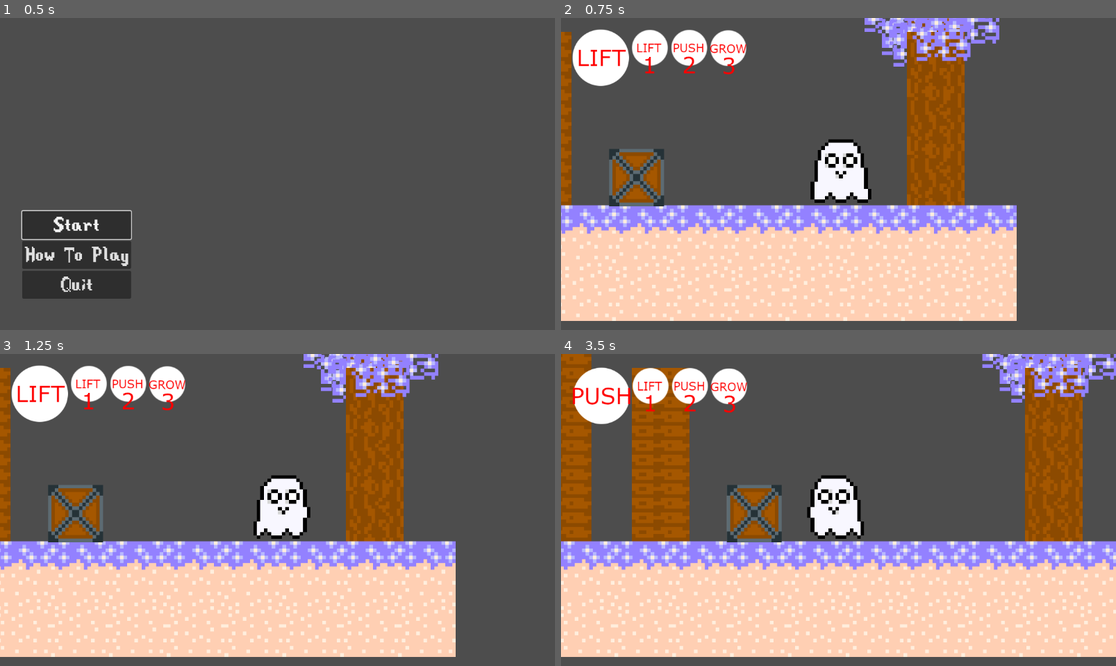
Above: before the commit, frames 1-4 (two rows, left to right).
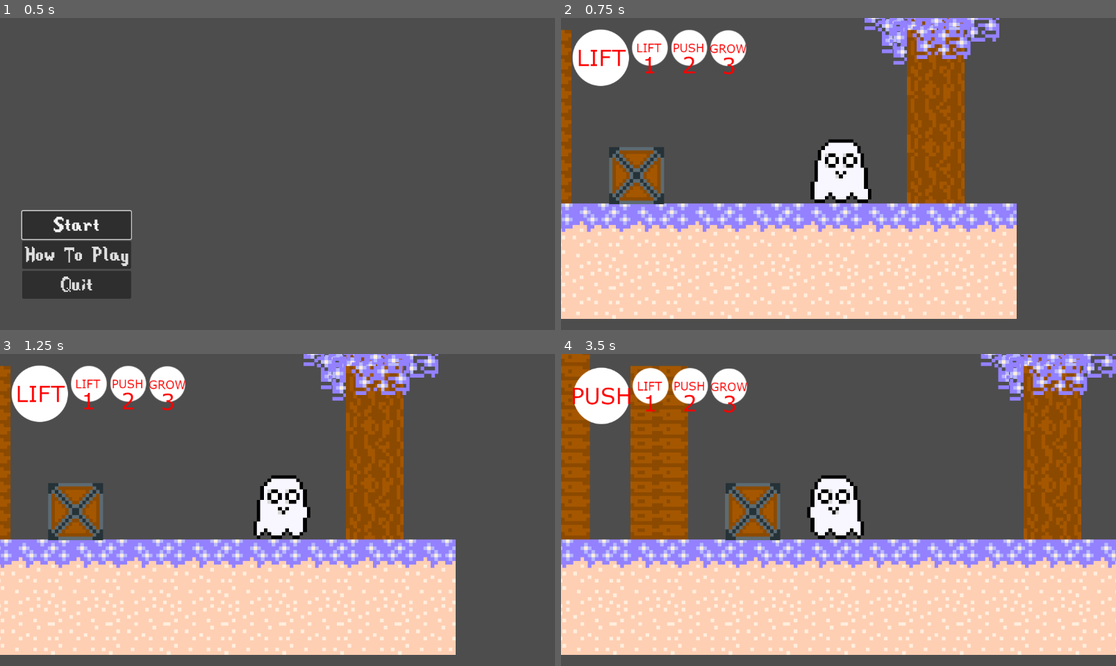
Above: after the commit, the same moments.

Repository: IonelPopJara/Game
Game: Godot game, scene res://Scenes/menu.tscn
Same seed, same stepped clock (60 frames per second), same inputs: the game is played once before the commit and once after it.
Inputs (mouse positions are in pixels of both pictures, inside the frame that each line leads up to):
- Up to frame 1 (0.5 s): no input
- Up to frame 2 (0.75 s): click "Start" at 0.5 s
- Up to frame 3 (1.25 s): no input
- Up to frame 4 (3.5 s): tap Enter at 1.25 s; move the mouse to (960, 494) at 1.27 s; press the mouse at (960, 494) at 1.28 s; hold D (move_right) 1.28-2.78 s; tap Space (jump) at 1.52, 2.27 s; move the mouse to (727, 525) at 2.02 s; release the mouse at (727, 525) at 2.03 s; tap 1 (whisper_1) at 2.1 s; move the mouse to (894, 441) at 2.77 s; hold A (move_left) from 2.78 s (still down); tap 2 (whisper_2) at 2.85 s

Frame 1 is identical in both runs. In frame 2, 8.5% of the frame differs, in the area x 0-83%, y 0-98%; in frame 3, 8.5%; in frame 4, 14%, in the area x 0-100%, y 0-98%.

Commit message:
Change the player collision box

Diff:
--- a/Scenes/Player.tscn
+++ b/Scenes/Player.tscn
@@ -9,7 +9,7 @@
 [ext_resource type="Texture2D" uid="uid://bcblanbpok8x0" path="res://Sprites/skill3.png" id="6_uvjqq"]
 
 [sub_resource type="RectangleShape2D" id="RectangleShape2D_wwbbs"]
-size = Vector2(179, 196.5)
+size = Vector2(170, 178)
 
 [sub_resource type="Animation" id="Animation_ytedp"]
 tracks/0/type = "value"
@@ -74,7 +74,7 @@
 vframes = 2
 
 [node name="CollisionShape2D" type="CollisionShape2D" parent="."]
-position = Vector2(4.5, -8.75)
+position = Vector2(5, -5)
 shape = SubResource("RectangleShape2D_wwbbs")
 
 [node name="Camera2D" type="Camera2D" parent="."]
